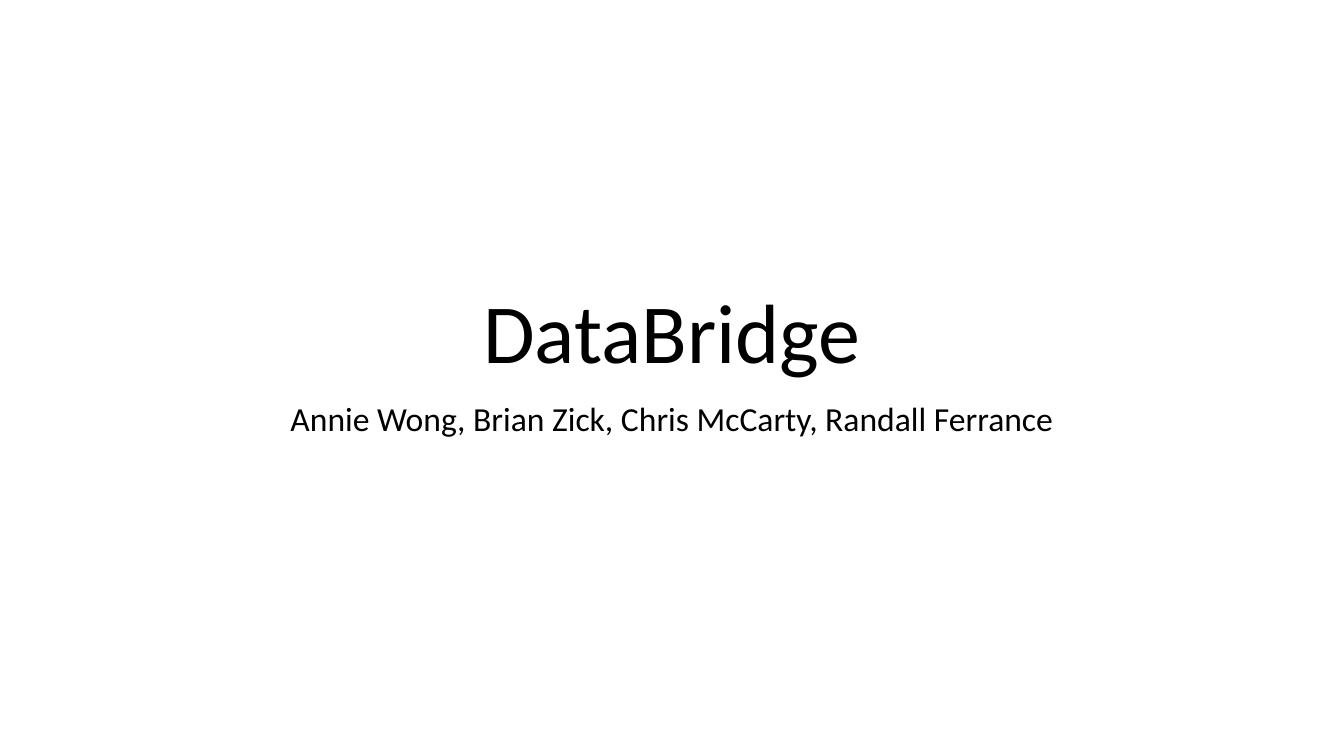
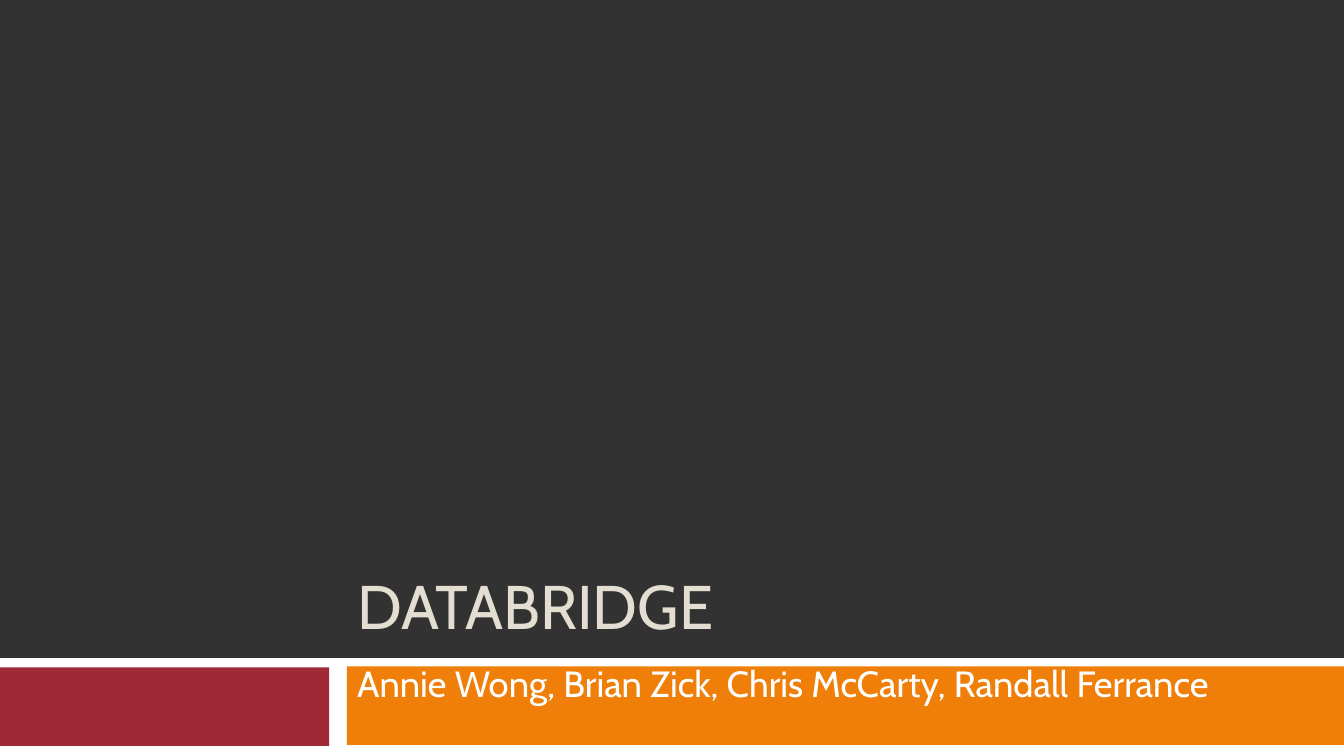
Before and after one commit to rferrance/DataBridge, a slide deck: slide 1 of DataBridgePresentation.pptx. Drawn at 1344x756 pixels with LibreOffice and Linux fonts; fonts in the diff are those of the drawing. Boxes give left, top, right and bottom in pixels: in the first picture for what was removed or moved away, otherwise in the second. Text is boxed around its words. In the diff, an @@ line names an element or a change of style, - is before the commit and + after.

```diff
--- a/DataBridgePresentation.pptx
+++ b/DataBridgePresentation.pptx
@@ background #FFFFFF to #323232 @@
@@ title at (x1=357, y1=585, x2=713, y2=630): text changed; size 60 to 44 pt; font Calibri to Cabin; text colour #000000 to #E3DED1 @@
-DataBridge
+DATABRIDGE
@@ rectangle added at (x1=0, y1=658, x2=1344, y2=756), fill #FFFFFF @@
@@ rectangle added at (x1=0, y1=667, x2=330, y2=746), fill #9F2936 @@
@@ subtitle "Annie Wong, Brian Zick, Chris ..." moved from (x1=290, y1=407, x2=1053, y2=437) to (x1=357, y1=666, x2=1209, y2=705) @@
@@ subtitle "Annie Wong, Brian Zick, Chris ..." at (x1=357, y1=666, x2=1209, y2=705): size 24 to 26 pt, font Calibri to Cabin, text colour #000000 to #FFFFFF; alignment centre to left; line spacing 0.9 to 1; less space between paragraphs; vertical alignment top to middle @@
@@ rectangle added at (x1=347, y1=666, x2=1344, y2=745), fill #F07F09 @@
```
Also in this commit, not shown: 9 other slides changed.
